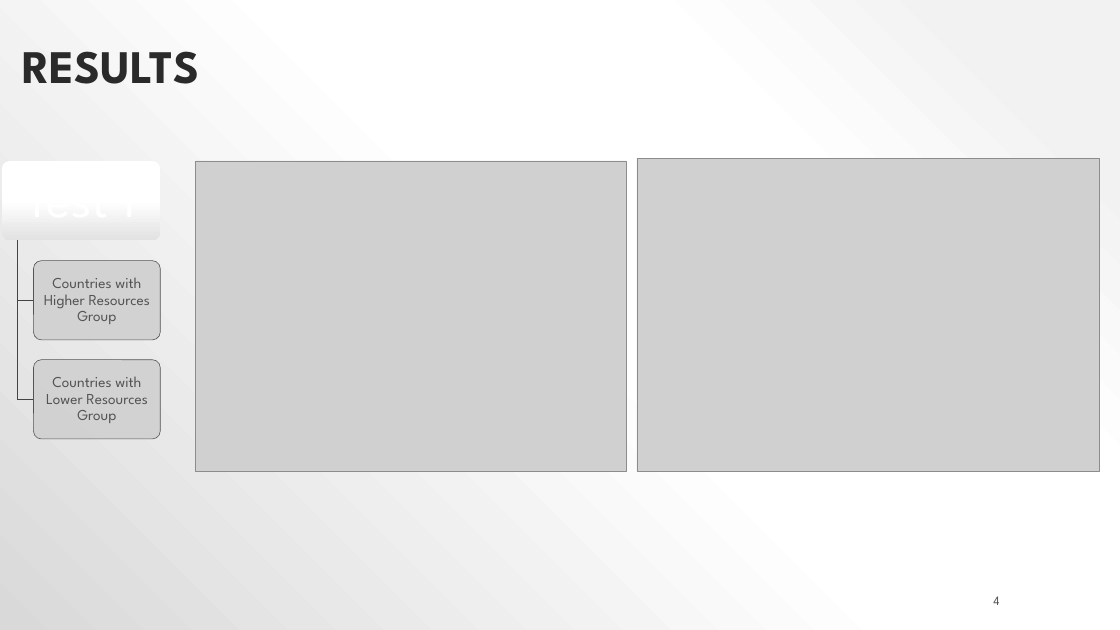
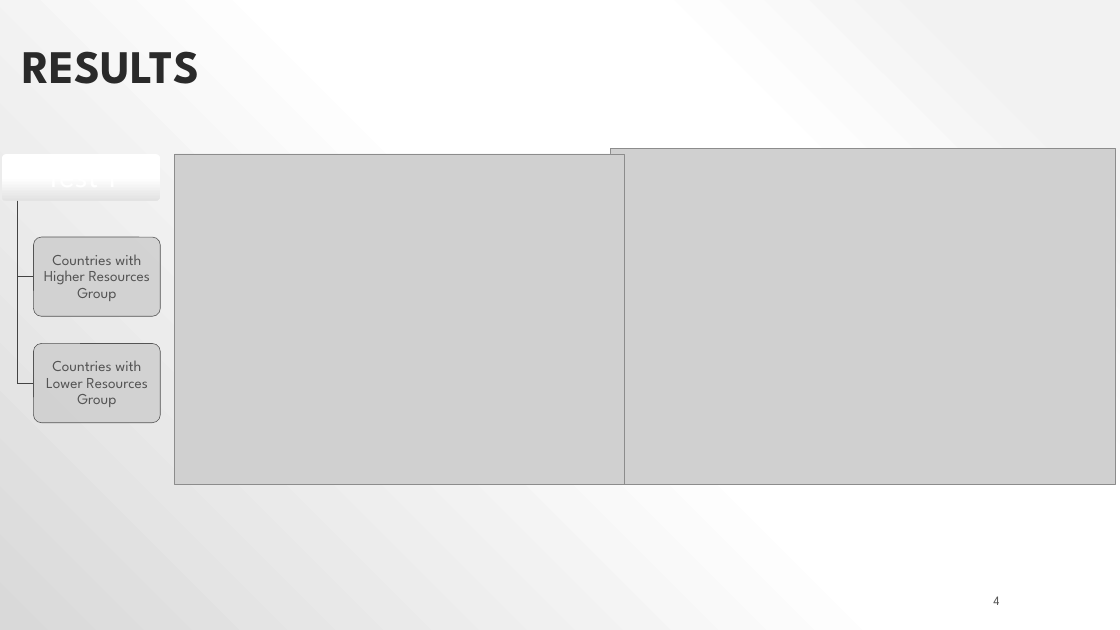
Before and after one commit to Dr-Salcedo/world_health_organization_mental_health_resource_study, a slide deck: slide 4 of mental_health_resources_pres.pptx. Drawn at 1120x630 pixels with LibreOffice and Linux fonts; fonts in the diff are those of the drawing; grey boxes stand for pictures. Boxes give left, top, right and bottom in pixels: in the first picture for what was removed or moved away, otherwise in the second. Text is boxed around its words. In the diff, an @@ line names an element or a change of style, - is before the commit and + after.

```diff
--- a/mental_health_resources_pres.pptx
+++ b/mental_health_resources_pres.pptx
@@ picture: place and size @@
-picture at [637,159,1100,472]
+picture at [611,149,1115,485]
@@ rounded rectangle: place and size @@
-rounded rectangle at [2,161,160,240]
+rounded rectangle at [2,154,160,201]
@@ picture: place and size @@
-picture at [196,161,626,472]
+picture at [175,154,624,484]
@@ freeform shape: place and size @@
-freeform shape at [18,240,34,399]
+freeform shape at [18,201,34,383]
@@ freeform shape: place and size @@
-freeform shape at [18,240,34,301]
+freeform shape at [18,201,34,276]
@@ rounded rectangle: place and size @@
-rounded rectangle at [34,260,160,339]
+rounded rectangle at [34,237,160,316]
@@ text "Countries with Higher Resources Group": place and size @@
-text "Countries with Higher Resources Group" at [44,278,150,324]
+text "Countries with Higher Resources Group" at [44,255,150,301]
@@ rounded rectangle: place and size @@
-rounded rectangle at [34,360,160,439]
+rounded rectangle at [34,344,160,423]
@@ text "Countries with Lower Resources Group": place and size @@
-text "Countries with Lower Resources Group" at [46,377,147,423]
+text "Countries with Lower Resources Group" at [46,361,147,407]
```
Also in this commit, not shown: 2 other slides changed, 3 other files.
